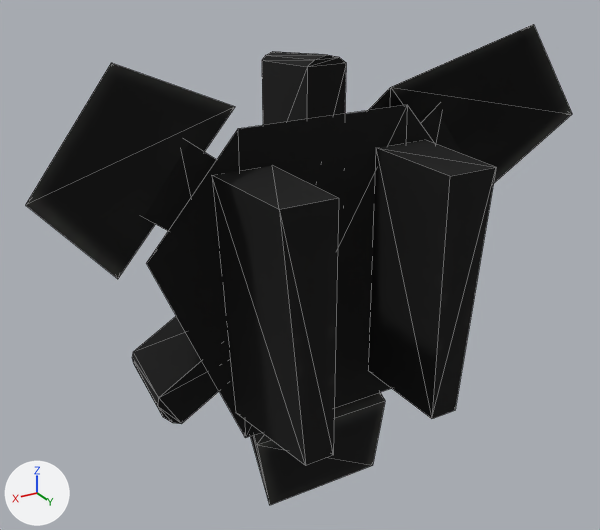
Before and after pictures for a commit that changed the glTF model packs/tribes2/config/AssetPacks/tribes2/t2_pack_upgrade_cloaking.glb.
Camera for both pictures: a camera (50 mm lens) standing at (0.415, 0.643, 0.603) and looking at (0.018, -0.019, 0.272). The lights are fixed; the arrows at lower left show +X, +Y and +Z. The picture after the commit comes second. Mesh edges are drawn as thin lines. Where no turn or scale is listed for an object, it has been applied to the vertices.

In view in the first picture: 'Arm_left32', 'Arm_right32', 'Hand_bottom32', 'Hand_left32', 'Hand_right32', 'Light_left32', 'Light_upper32', 'Main32', 'Mounts32'.
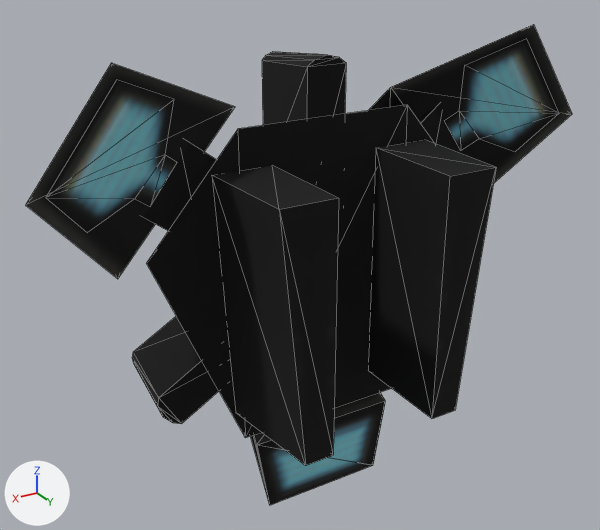
What differs and where, as boxes [x1, y1, x2, y2] in the pictures (600 x 530 px):
'Hand_left_light32', now drawn
    after: [46, 80, 177, 232]
'Hand_right_light32', now drawn
    after: [445, 38, 559, 152]
'Hand_bottom_light32', now drawn
    after: [257, 401, 385, 505]
'Hand_bottom32', unchanged, covered by the edit
    before: [251, 393, 385, 505]
    after: [251, 393, 385, 501]

What the commit changed:
Picture 'pack_cloak2' (img_pack_cloak2) is new.
Material 'pack_cloak2' (mat_pack_cloak2) is new.
Its texture is img_pack_cloak2.
Its roughness is 1.0.
Mesh me_hand_left_light is new.
It has 8 vertices, 6 faces and spans x -0.0811..0.0428, y -0.0882..-0.0445, z -0.0791..0.0463.
It uses material mat_pack_cloak2 (picture img_pack_cloak2).
Mesh me_hand_right_light is new.
It has 8 vertices, 6 faces and spans x -0.0428..0.0811, y 0.0445..0.0882, z -0.0463..0.0791.
It uses material mat_pack_cloak2 (picture img_pack_cloak2).
Mesh me_hand_bottom_light is new.
It has 4 vertices, 2 faces and spans x -0.083..0.083, y 0.0, z -0.042..0.042.
It uses material mat_pack_cloak2 (picture img_pack_cloak2).
Object 'Hand_bottom_light32' (ob_hand_bottom_light32) now shows me_hand_bottom_light instead of nothing.
Object 'Hand_right_light32' (ob_hand_right_light32) now shows me_hand_right_light instead of nothing.
Object 'Hand_left_light32' (ob_hand_left_light32) now shows me_hand_left_light instead of nothing.
